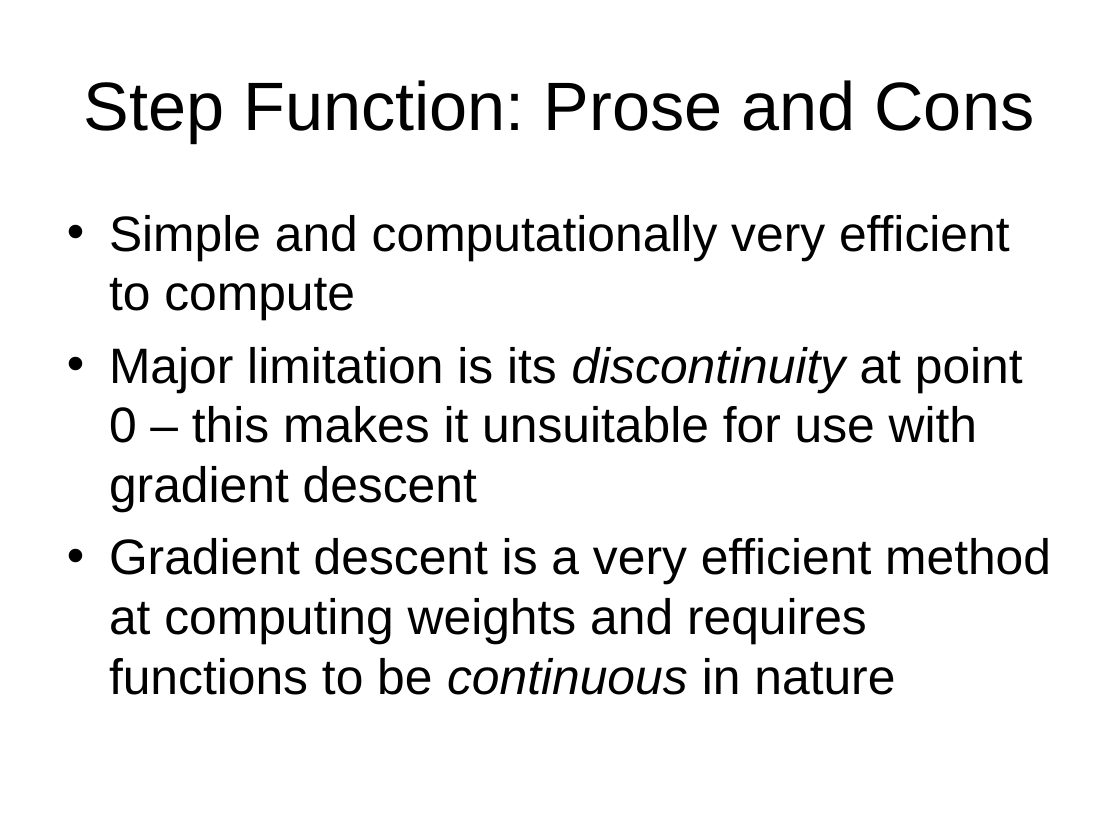
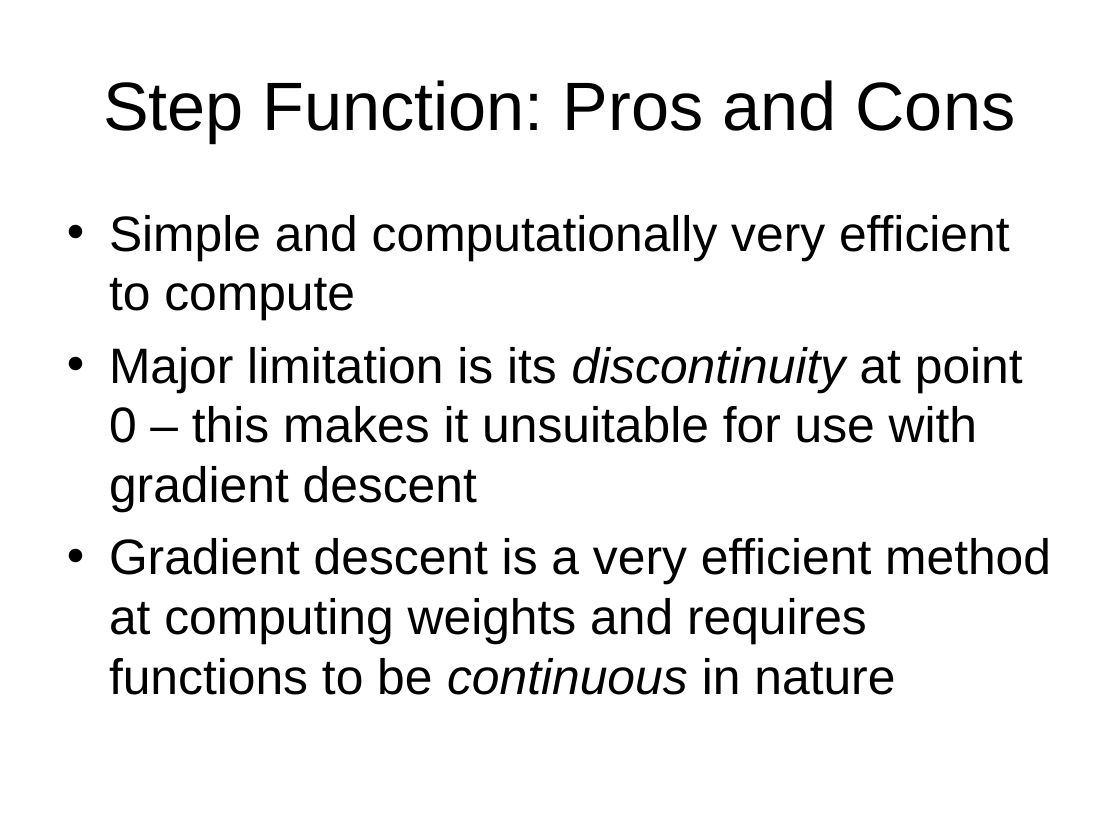
Before and after one commit to bring-nirachornkul/5210, a slide deck: slide 20 of Exam 2/NN&Learning.ppt. Drawn at 1120x840 pixels with LibreOffice and Linux fonts; fonts in the diff are those of the drawing. Boxes give left, top, right and bottom in pixels: in the first picture for what was removed or moved away, otherwise in the second. Text is boxed around its words. In the diff, an @@ line names an element or a change of style, - is before the commit and + after.

Commit message:
Correct typos in lectures

```diff
--- a/Exam 2/NN&Learning.ppt
+++ b/Exam 2/NN&Learning.ppt
@@ title at <box>103,80,1016,143</box>: text changed @@
-Step Function: Prose and Cons
+Step Function: Pros and Cons
```
Also in this commit, not shown: 2 other slides changed, 2 other files.
